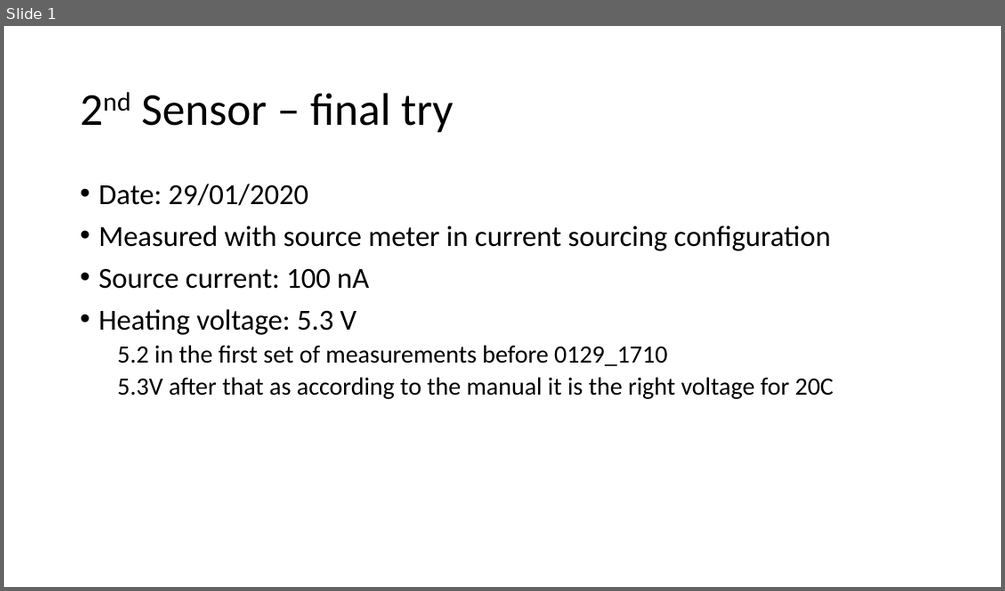
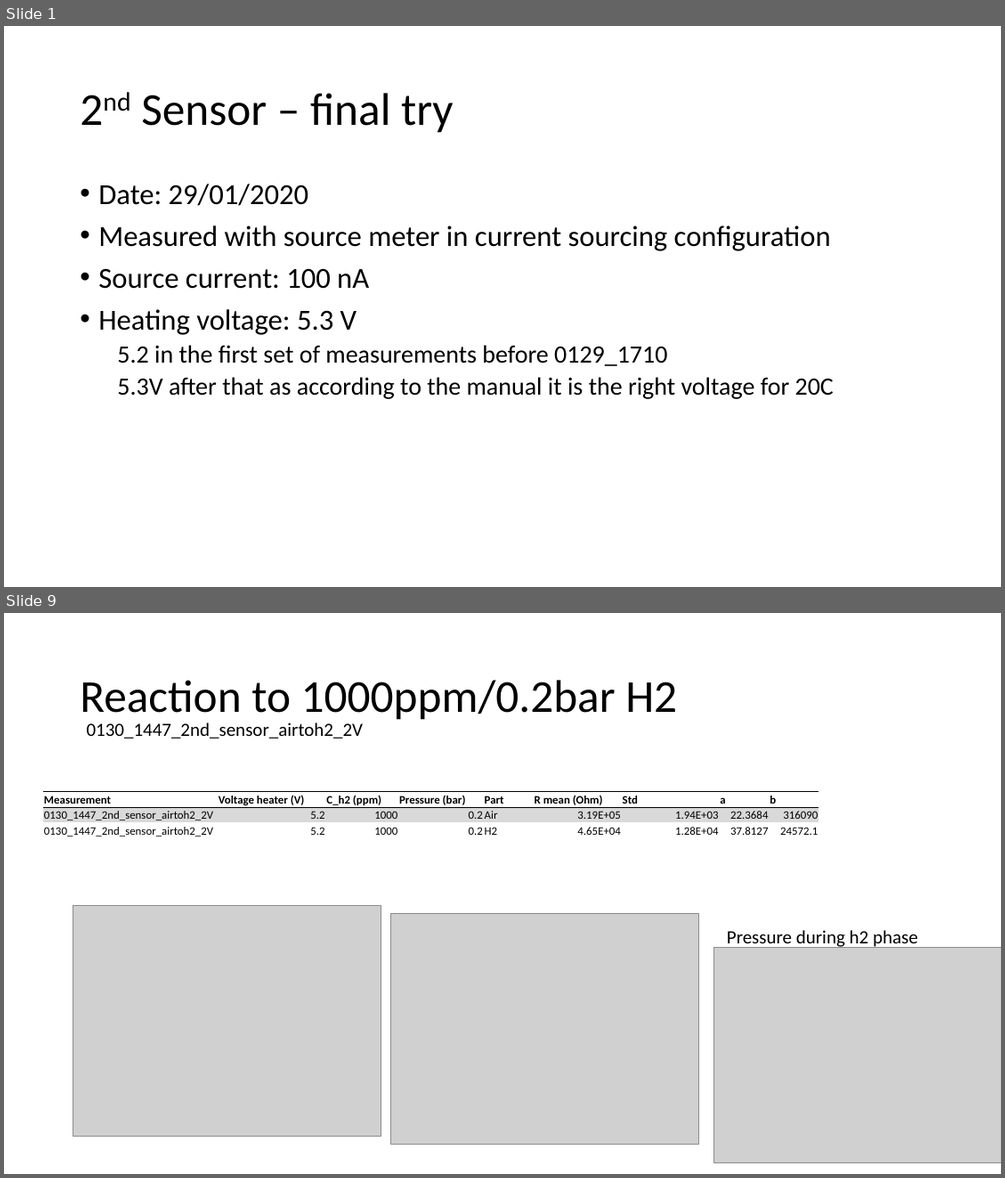
Before and after one commit to HetRijk/MEP_control_software, a slide deck: Measurements/20200129 Second sensor final try/2nd Sensor – final try.pptx. Shown one above the other, each under a label of ours: slide 1 before the commit, slides 1 and 9 after it; the slides between them are not shown. The pictures are 1005x591 and 1005x1178 pixels, drawn with LibreOffice and Linux fonts; fonts in the diff are those of the drawing; grey boxes stand for pictures. Boxes give left, top, right and bottom in pixels: in the first picture for what was removed or moved away, otherwise in the second. Text is boxed around its words. In the diff, an @@ line names an element or a change of style, - is before the commit and + after.

Commit message:
Nearly completed analysis of second sensor data
Only misses check with datasheet to be complete

```diff
--- a/Measurements/20200129 Second sensor final try/2nd Sensor – final try.pptx
+++ b/Measurements/20200129 Second sensor final try/2nd Sensor – final try.pptx
@@ slide 9 added at (x1=4, y1=613, x2=1001, y2=1174), background #FFFFFF @@
@@ title added at (x1=80, y1=680, x2=677, y2=720), 44 pt, text #000000 @@
+Reaction to 1000ppm/0.2bar H2
@@ text added at (x1=87, y1=722, x2=363, y2=738), 18 pt, text #000000 @@
+0130_1447_2nd_sensor_airtoh2_2V
@@ table added at (x1=44, y1=791, x2=821, y2=840), 3 rows, 9 columns @@
+Measurement | Voltage heater (V) | C_h2 (ppm) | Pressure (bar) | Part | R mean (Ohm) | Std | a | b
+0130_1447_2nd_sensor_airtoh2_2V | 5.2 | 1000 | 0.2 | Air | 3.19E+05 | 1.94E+03 | 22.3684 | 316090
+0130_1447_2nd_sensor_airtoh2_2V | 5.2 | 1000 | 0.2 | H2 | 4.65E+04 | 1.28E+04 | 37.8127 | 24572.1
@@ picture added at (x1=73, y1=906, x2=380, y2=1136) @@
@@ picture added at (x1=390, y1=913, x2=699, y2=1144) @@
@@ text added at (x1=727, y1=930, x2=918, y2=949), 18 pt, text #000000 @@
+Pressure during h2 phase
@@ picture added at (x1=713, y1=948, x2=1001, y2=1163) @@
```
Also in this commit, not shown: 3 slides changed, 8 other slides added, 26 other files.
